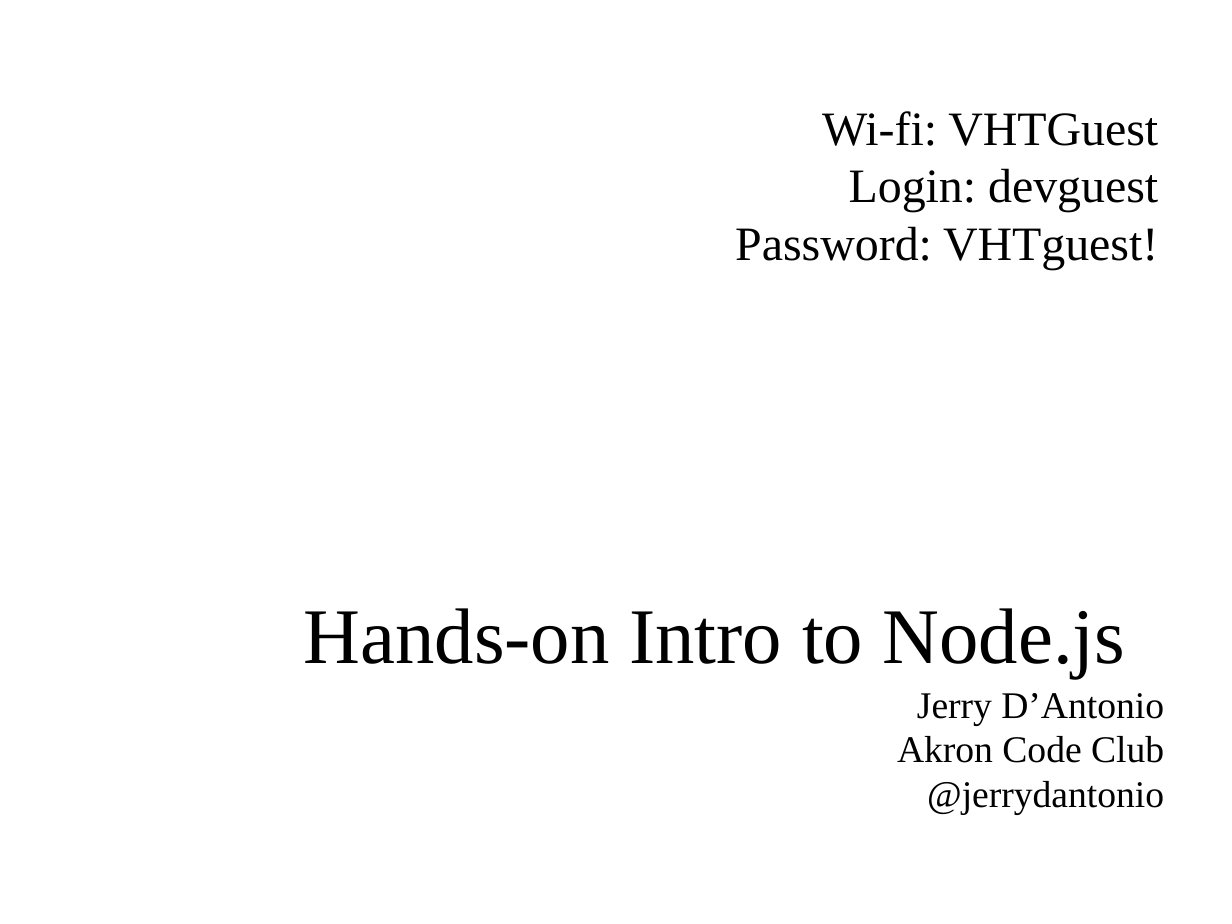
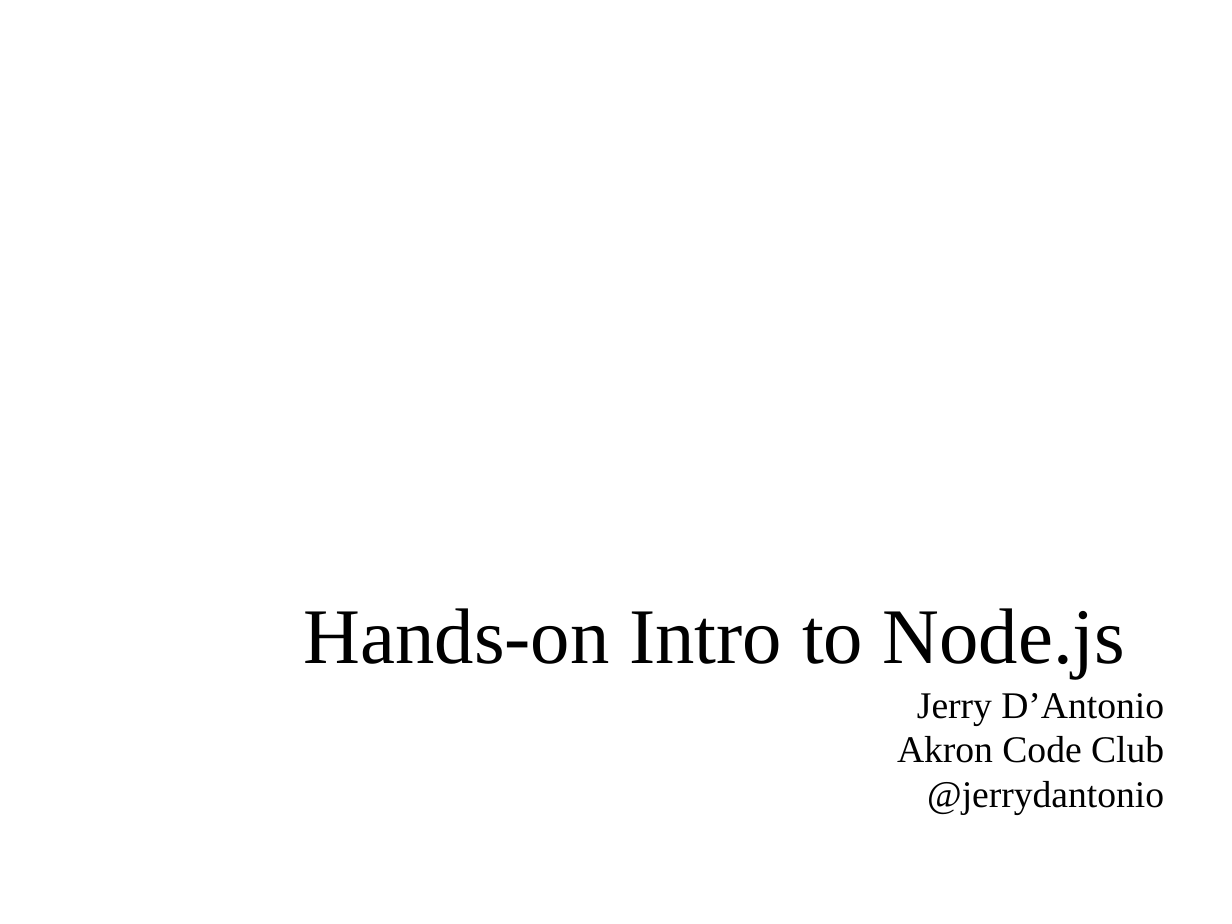
Before and after one commit to AkronCodeClub/presentations, a slide deck: slide 1 of Hands-on Intro to Node 01-12-2015/Hands-on Intro to Node.pptx. Drawn at 1232x924 pixels with LibreOffice and Linux fonts; fonts in the diff are those of the drawing; background and template pictures are left out. Boxes give left, top, right and bottom in pixels: in the first picture for what was removed or moved away, otherwise in the second. Text is boxed around its words. In the diff, an @@ line names an element or a change of style, - is before the commit and + after.

Commit message:
Minor change to Node.js PPT

```diff
--- a/Hands-on Intro to Node 01-12-2015/Hands-on Intro to Node.pptx
+++ b/Hands-on Intro to Node 01-12-2015/Hands-on Intro to Node.pptx
@@ text removed at [735,111,1158,270] @@
-Wi-fi: VHTGuest
-Login: devguest
-Password: VHTguest!
```
